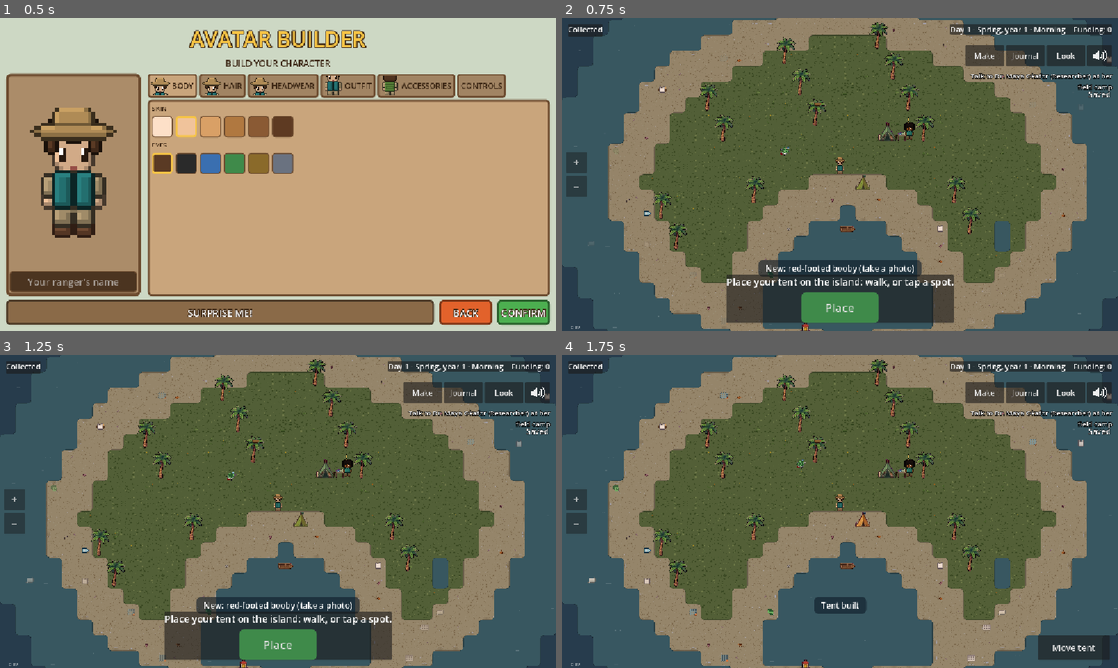
Above: before the commit, frames 1-4 (two rows, left to right).
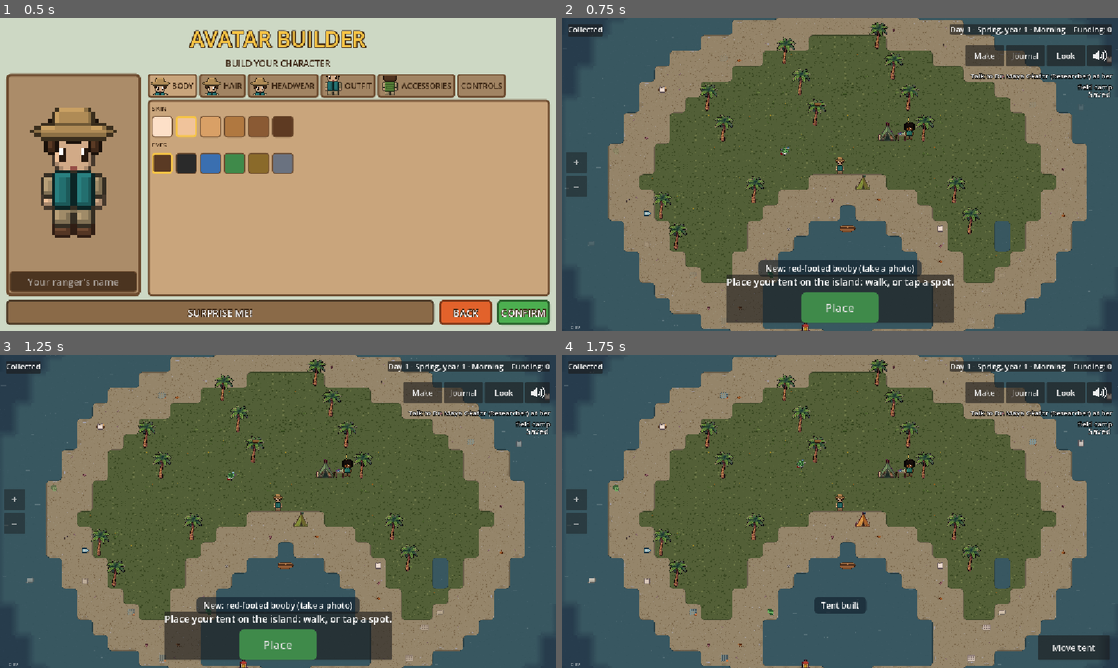
Above: after the commit, the same moments.

Repository: detronics-apps/ocean-haven
Game: Godot game, scene res://scenes/world/ocean_world.tscn
The game is run twice, just before and just after one commit, with the same random seed, the same clock (stepped at 60 frames per second) and the same inputs.
Inputs:
- Up to frame 1 (0.5 s): no input
- Up to frame 2 (0.75 s): click "CONFIRM" at 0.5 s
- Up to frame 3 (1.25 s): no input
- Up to frame 4 (1.75 s): click "Place" at 1.25 s

Frame 1 is identical in both runs. In frame 2, 0.2% of the frame differs, in the area x 0-100%, y 0-100%; in frame 3, 0.2%; in frame 4, 0.2%.

Commit message:
Water fades into water, faint texture on every water, more waves; the rowboat redrawn at the ranger's angle
Between two kinds of water there's no line or rounding: their colours fade into each other
(TerrainEdges._fades). Shallow and mid water have a very faint speckle, and the open ocean the
same (SeaWaves' deep_water.png, under the islands, fixed to the world); a wave crest every 60 px.
tools/make_rowboat.py draws the rowboat mostly from the side with a thin strip of inside (the
sheet's was seen from too high), in two halves with a dark rim; the ranger sits behind the rim.

Co-Authored-By: Claude Opus 5.5 <noreply@anthropic.com>

Diff:
--- a/scripts/player/boat.gd
+++ b/scripts/player/boat.gd
@@ -148,7 +148,7 @@
 	# Show the ranger (with their current look) sitting in the boat: over its inside, behind
 	# its near side.
 	_driver = _player.get_node("Look").duplicate()
-	_driver.position = Vector2(-3, 2)  # (sitting on the seat, waist below the near side's top)
+	_driver.position = Vector2(-3, 1)  # (sitting on the seat, waist just behind the rim)
 	(_driver as Avatar).set_view(Avatar.View.FRONT)
 	(_driver as Avatar).sit()
 	_look.add_child(_driver)
--- a/scripts/world/sea_waves.gd
+++ b/scripts/world/sea_waves.gd
@@ -7,18 +7,44 @@
 ## are drawn.
 
 ## Space between crests, how long one takes to rise and fade, and how far it drifts.
-@export var spacing := 88.0
+@export var spacing := 60.0  # (the owner: more of them)
 @export var period := Vector2(3.5, 6.5)
 @export var drift := 10.0
 @export var colour := Color(0.85, 0.95, 1.0, 0.22)
 
 
+## A very faint speckle over the open ocean (tools/make_terrain_tiles.py), drawn under the
+## islands and fixed to the world, so even the deep water isn't flat (the owner).
+const DEEP := preload("res://assets/tilesets/deep_water.png")
+var _speckle: Node2D
+
+
 func _ready() -> void:
 	z_index = -1  # just above every island's Ground (-2)
+	_speckle = Node2D.new()
+	_speckle.z_index = -3  # (under the islands' ground)
+	_speckle.z_as_relative = false
+	_speckle.texture_repeat = CanvasItem.TEXTURE_REPEAT_ENABLED
+	_speckle.draw.connect(_draw_speckle)
+	add_child(_speckle)
 
 
 func _process(_delta: float) -> void:
 	queue_redraw()
+	_speckle.queue_redraw()
+
+
+## The speckle over the view, at half size (a pixel is half a game pixel, like the ground art),
+## its tiles on fixed world spots.
+func _draw_speckle() -> void:
+	var camera := get_viewport().get_camera_2d()
+	if not camera:
+		return
+	var half := get_viewport_rect().size / camera.zoom / 2.0
+	var view := Rect2(camera.get_screen_center_position() - half, half * 2.0).grow(64.0)
+	var from := (view.position / 32.0).floor() * 32.0
+	_speckle.draw_set_transform(Vector2.ZERO, 0.0, Vector2(0.5, 0.5))
+	_speckle.draw_texture_rect(DEEP, Rect2(from * 2.0, (view.end - from) * 2.0), true)
 
 
 func _draw() -> void:
--- a/scripts/world/terrain_edges.gd
+++ b/scripts/world/terrain_edges.gd
@@ -40,6 +40,11 @@
 ## between terrains, never round every tile): straight along the edges, round the rounded corners.
 var _lines := {}
 const LINE := Color(0, 0, 0, 0.28)
+## Between two kinds of water there's no line and no rounding: the colours fade into each other
+## over FADE px on each side (the owner: it's all water).
+const WATER := ["water", "", "sea"]
+const FADE := 10.0
+var _fades := {}
 var _colours := {}
 
 const ART := preload("res://assets/tilesets/terrain_art.png")
@@ -276,6 +281,7 @@
 func _shape_corner(corner: Vector2i) -> void:
 	_pieces.erase(corner)
 	_lines.erase(corner)
+	_fades.erase(corner)
 	# The 4 cells around the point, and for each the direction from its centre to the point.
 	var around := [[corner + Vector2i(-1, -1), Vector2(1, 1)], [corner + Vector2i(0, -1), Vector2(-1, 1)],
 		[corner + Vector2i(-1, 0), Vector2(1, -1)], [corner, Vector2(-1, -1)]]
@@ -299,8 +305,8 @@
 				continue
 		elif beside_x != beside_y:
 			fill = across if across in [beside_x, beside_y] else (beside_x if PRIORITY.get(beside_x, 0) >= PRIORITY.get(beside_y, 0) else beside_y)
-		if fill == "sea" or not _colours.has(fill):
-			continue
+		if fill == "sea" or not _colours.has(fill) or (mine in WATER and fill in WATER):
+			continue  # (open ocean, or water beside water: that fades instead)
 		if not _pieces.has(corner):
 			_pieces[corner] = []
 		_pieces[corner].append([_quarter(cell, towards, style(mine, fill)), _colours[fill], towards])
@@ -327,11 +333,45 @@
 		halves[Vector2.UP if towards.y > 0 else Vector2.DOWN][1] = radius
 		halves[Vector2.LEFT if towards.x > 0 else Vector2.RIGHT][1] = radius
 		lines.append(shape.slice(1))  # (the arc)
+	# (each half-edge's two sides: [the one on its left / top, the one on its right / bottom])
+	var sides := {Vector2.UP: [tl, tr], Vector2.DOWN: [bl, br], Vector2.LEFT: [tl, bl], Vector2.RIGHT: [tr, br]}
+	var fades: Array = []
 	for dir: Vector2 in halves:
-		if halves[dir][0]:
+		if not halves[dir][0]:
+			continue
+		var a: String = sides[dir][0]
+		var b: String = sides[dir][1]
+		if a in WATER and b in WATER:
+			fades.append_array(_fade(point, dir, a, b))
+		else:
 			lines.append(PackedVector2Array([point + dir * halves[dir][1], point + dir * HALF]))
 	if not lines.is_empty():
 		_lines[corner] = lines
+	if not fades.is_empty():
+		_fades[corner] = fades
+
+
+## Two strips along the half-edge from `point` towards `dir`: each side gets the other side's
+## water colour at the edge, fading out FADE px into it, so the two blend across the edge.
+func _fade(point: Vector2, dir: Vector2, first: String, second: String) -> Array:
+	var across := Vector2(dir.y, dir.x).abs()  # (from the first side to the second)
+	var end := point + dir * HALF
+	var out: Array = []
+	for pair in [[first, second, -1.0], [second, first, 1.0]]:
+		var into: Vector2 = across * FADE * pair[2]  # (into this side)
+		var other := _water_colour(pair[1])
+		other.a = 0.5
+		var clear := other
+		clear.a = 0.0
+		out.append([PackedVector2Array([point, end, end + into, point + into]),
+			PackedColorArray([other, other, clear, clear])])
+	return out
+
+
+func _water_colour(kind: String) -> Color:
+	if kind == "sea":
+		return ProjectSettings.get_setting("rendering/environment/defaults/default_clear_color")
+	return _colours.get(kind, Color(0.3, 0.5, 0.55))
 
 
 ## The polygon filling `cell`'s corner towards `towards` outside a rounded corner of radius
@@ -377,6 +417,9 @@
 	for corner: Vector2i in _pieces:
 		for piece: Array in _pieces[corner]:
 			draw_colored_polygon(piece[0], piece[1])
+	for corner: Vector2i in _fades:
+		for strip: Array in _fades[corner]:
+			draw_polygon(strip[0], strip[1])
 	for corner: Vector2i in _lines:  # (over the rounded corners, so their arcs show whole)
 		for line: PackedVector2Array in _lines[corner]:
 			draw_polyline(line, LINE, 1.0)
--- a/tools/building_sheet_targets.json
+++ b/tools/building_sheet_targets.json
@@ -210,21 +210,7 @@
    64
   ]
  },
- {
-  "name": "Rowboat",
-  "texture": "res://assets/boats/rowboat.svg",
-  "size": [
-   36,
-   20
-  ],
-  "art": [
-   2,
-   3,
-   34,
-   18
-  ],
-  "front_from": 13
- },
+ null,
  {
   "name": "Shovel",
   "texture": "res://assets/items/sand.svg",
Binary file changed: assets/boats/rowboat.png
Binary file changed: assets/boats/rowboat_front.png
Binary file added: assets/tilesets/deep_water.png
Not shown, added: assets/tilesets/deep_water.png.import
Binary file changed: assets/tilesets/terrain_art.png
Binary file changed: assets/tilesets/terrain_tiles.png
Not shown, changed: CLAUDE.md
Not shown, changed: tools/cut_building_sheet.py
Not shown, added: tools/make_rowboat.py
Not shown, changed: tools/make_terrain_tiles.py
